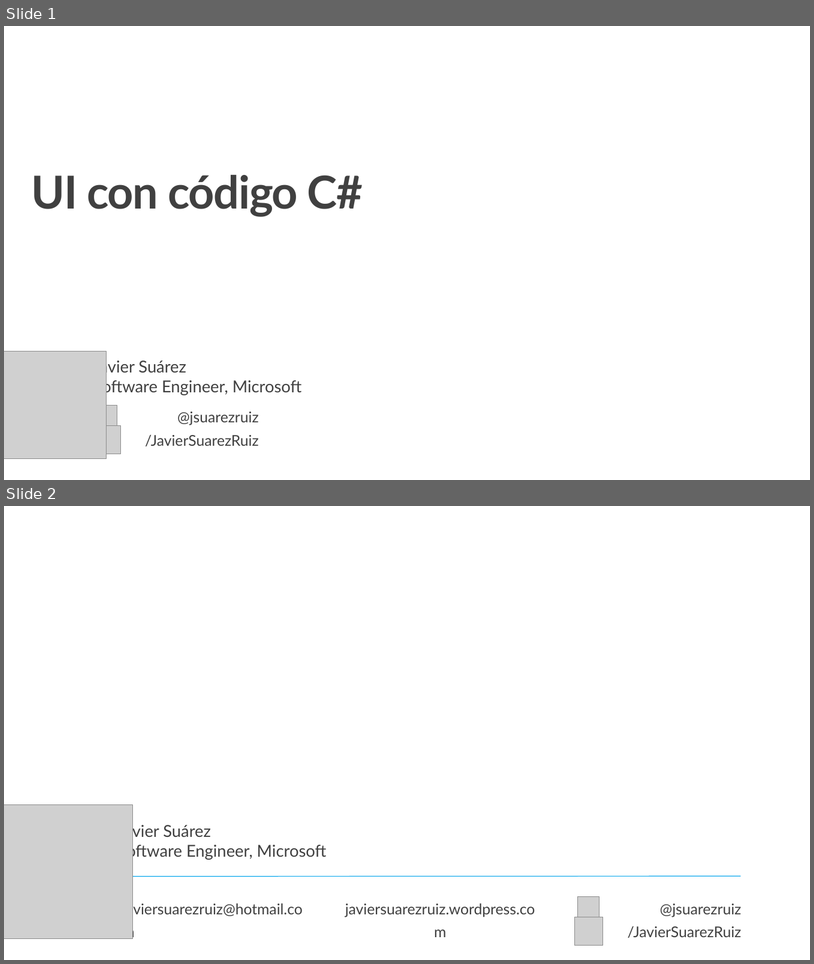
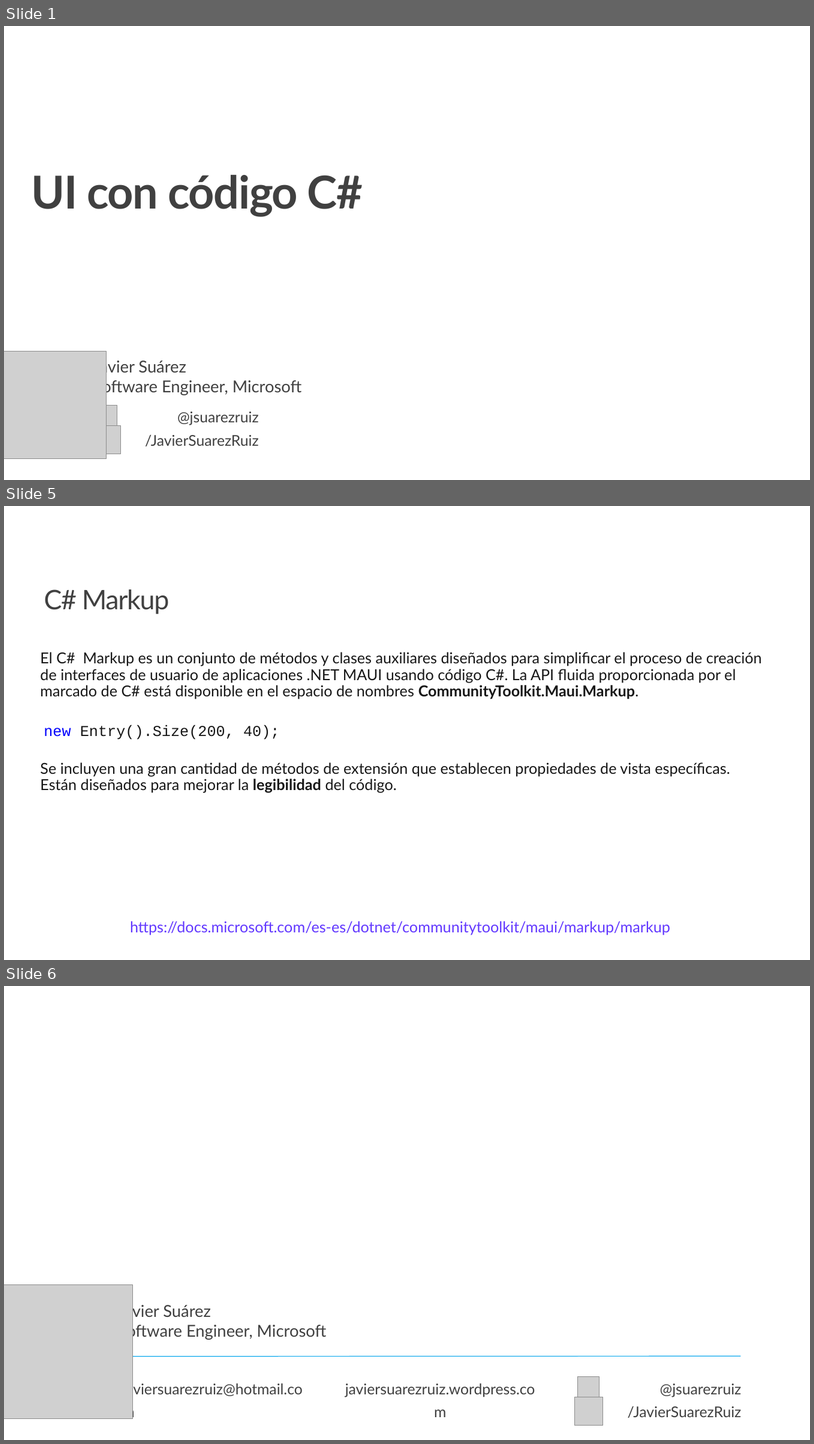
Before and after one commit to jsuarezruiz/taller-dotnet-maui, a slide deck: Bloque 4 - Creación de la UI/Taller16 - UI con C#.pptx. Shown one above the other, each under a label of ours: slides 1 and 2 before the commit, slides 1, 5 and 6 after it; the slides between them are not shown. The pictures are 814x964 and 814x1444 pixels, drawn with LibreOffice and Linux fonts; fonts in the diff are those of the drawing; grey boxes stand for pictures; background and template pictures are left out. Boxes give left, top, right and bottom in pixels: in the first picture for what was removed or moved away, otherwise in the second. Text is boxed around its words. In the diff, an @@ line names an element or a change of style, - is before the commit and + after.

Commit message:
Updated slides

```diff
--- a/Bloque 4 - Creación de la UI/Taller16 - UI con C#.pptx
+++ b/Bloque 4 - Creación de la UI/Taller16 - UI con C#.pptx
@@ slide 5 added at [4, 506, 810, 960], background #FFFFFF @@
@@ title added at [44, 589, 170, 614], 32 pt, text #404040 @@
+C# Markup
@@ text added at [40, 652, 762, 793], 18 pt, text #171717 @@
+El C# Markup es un conjunto de métodos y clases auxiliares diseñados para simplificar el proceso de creación de interfaces de usuario de aplicaciones .NET MAUI usando código C#. La API fluida proporcionada por el marcado de C# está disponible en el espacio de nombres CommunityToolkit.Maui.Markup.
+Se incluyen una gran cantidad de métodos de extensión que establecen propiedades de vista específicas. Están diseñados para mejorar la legibilidad del código.
@@ text added at [44, 724, 279, 739], 18 pt, text #171717 @@
+new Entry().Size(200, 40);
@@ text added at [130, 921, 671, 935], 18 pt, text #6238FF @@
+https://docs.microsoft.com/es-es/dotnet/communitytoolkit/maui/markup/markup
@@ what was slide 2 is now slide 6 @@
```
Also in this commit, not shown: 3 other slides added.
